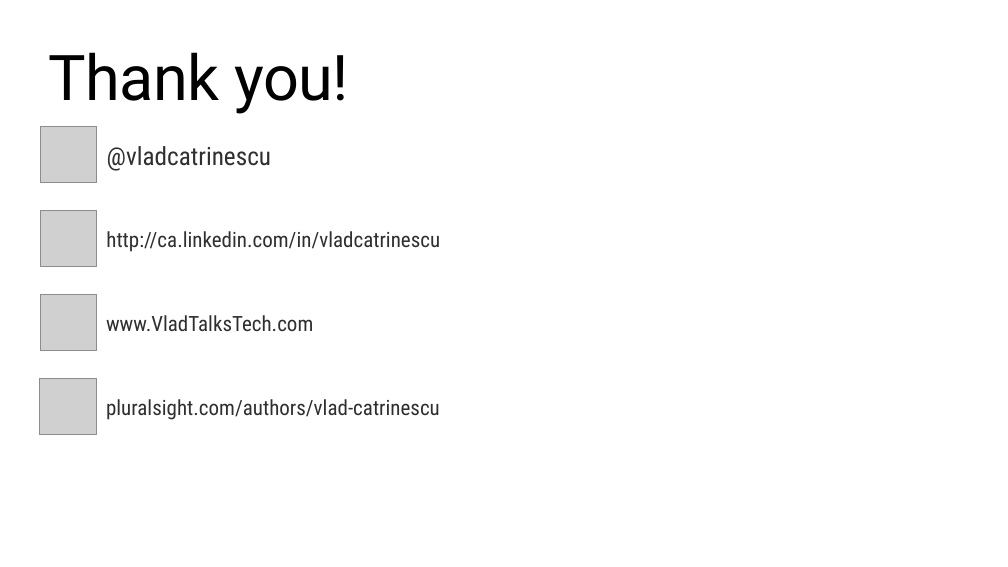
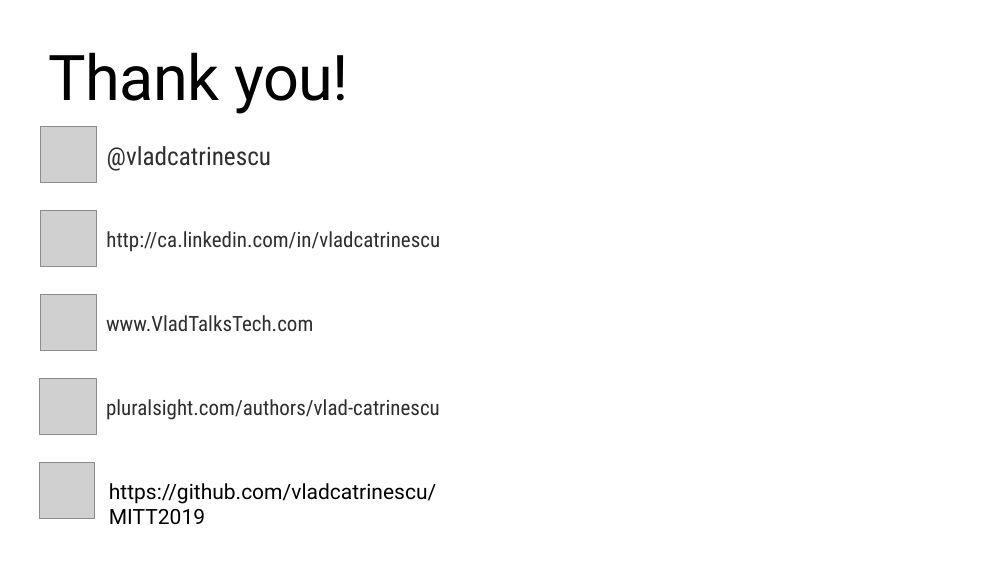
Before and after one commit to decturau/MITT2019, a slide deck: slide 13 of THR30055 - Creating Approval Flows with Microsoft Power Automate/Creating Approval Flows with Microsoft Power Automate.pptx. Drawn at 1008x567 pixels with LibreOffice and Linux fonts; fonts in the diff are those of the drawing; grey boxes stand for pictures; background and template pictures are left out. Boxes give left, top, right and bottom in pixels: in the first picture for what was removed or moved away, otherwise in the second. Text is boxed around its words. In the diff, an @@ line names an element or a change of style, - is before the commit and + after.

Commit message:
Slide Update

```diff
--- a/THR30055 - Creating Approval Flows with Microsoft Power Automate/Creating Approval Flows with Microsoft Power Automate.pptx
+++ b/THR30055 - Creating Approval Flows with Microsoft Power Automate/Creating Approval Flows with Microsoft Power Automate.pptx
@@ picture added at (40,463,95,519) @@
@@ text added at (109,483,436,525), 20 pt, text #000000 @@
+https://github.com/vladcatrinescu/MITT2019
```
